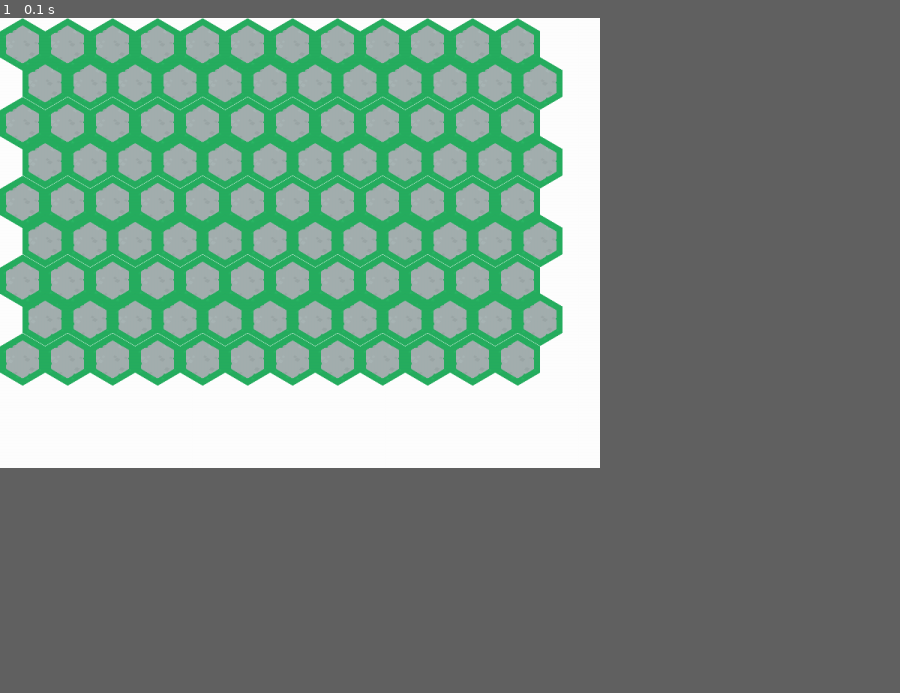
Above: before the commit, frame 1.
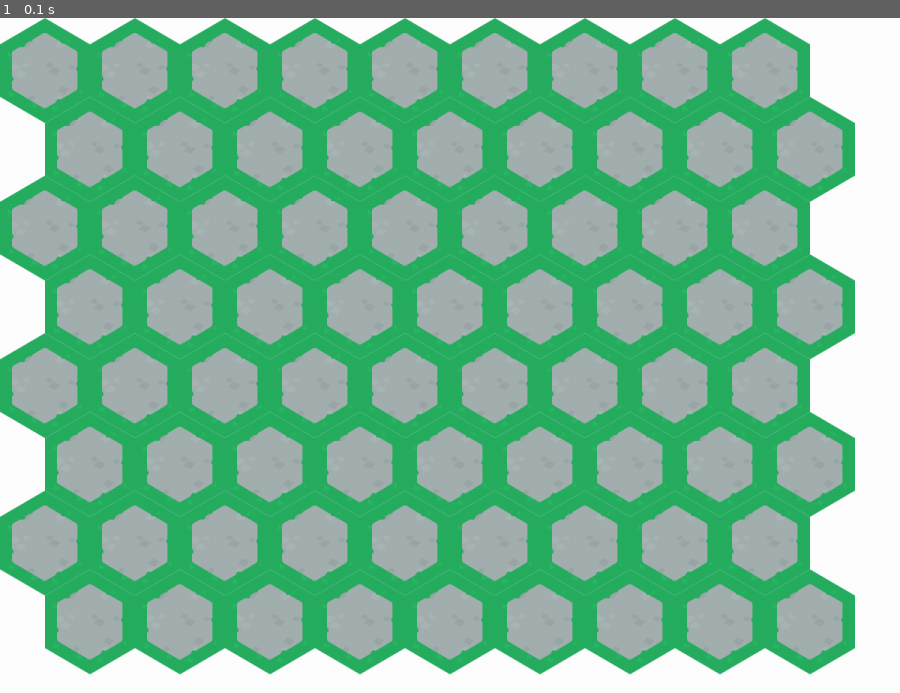
Above: after the commit, the same moment.

Repository: denisjackman/pyproject
Game: pygame game, started from scratch/project/hexstratgame.py
Same seed, same stepped clock (60 frames per second), same inputs: the game is played once before the commit and once after it.
Inputs:
- Up to frame 1 (0.1 s): no input
The window is 600x450 before the commit and 900x675 after it. Grey fills any space a smaller window leaves; there, only what the larger window draws over its background counts as a difference.

The runs differ from the first frame. In frame 1, 64% of the frame differs, in the area x 0-100%, y 0-100%.

Commit message:
Daily Commit

Diff:
--- a/scratch/project/hexstratgame.py
+++ b/scratch/project/hexstratgame.py
@@ -5,8 +5,10 @@
     references:
     Hex Grids   : https://www.redblobgames.com/grids/hexagons/
     Hex Sprites : https://opengameart.org/content/hexagon-pack-310x
+    Hex Map Tool: https://www.youtube.com/watch?v=wZXW_nzJotc
 
 '''
+from random import randint
 from os import environ
 import math
 from pygame.locals import (QUIT, KEYDOWN, K_ESCAPE)
@@ -20,8 +22,8 @@
 BLUE = (0, 0, 255)
 WHITE = (255, 255, 255)
 
-WIDTH = 800
-HEIGHT = 600
+WIDTH = 1200
+HEIGHT = 900
 SCREEN_SIZE = (WIDTH, HEIGHT)
 
 CAPTION = 'Hex Strat Game'
@@ -35,8 +37,11 @@
 START_POSX = 0
 START_POSY = 0
 
-SPRITE_WIDTH = 60
-SPRITE_HEIGHT = 70
+SPRITE_WIDTH = 120
+SPRITE_HEIGHT = 140
+TILEWIDTH = 9
+TILEHEIGHT = 8
+
 sprite_size = (SPRITE_WIDTH, SPRITE_HEIGHT)
 VERT = 3/4 * SPRITE_HEIGHT
 WIDTH = math.sqrt(3) * SPRITE_HEIGHT/2
@@ -55,7 +60,19 @@
 
 clock = pygame.time.Clock()
 
-def hexmap_tile_type():
+def dice(sides=6, rolls=1):
+    '''
+        Rolls a dice which has 'sides' sides (default is six (6))
+        for 'rolls' number of times (default is one (1))
+    '''
+    result = 0
+    item = 0
+    while item in range(rolls):
+        result = result + randint(1, sides)
+        item += 1
+    return result
+
+def hexmap_type():
     '''Returns a random hexmap tile type'''
     result = ''
     roll = dice(20)
@@ -341,7 +358,6 @@
         else:
             result = f"{result} : Hidden Temple"
     return result
-
 
 def check_game_status():
     '''
@@ -359,7 +375,6 @@
             game_status = False
     return game_status
 
-
 def game_main():
     '''
         main routine
@@ -371,51 +386,16 @@
         game_screen.fill(WHITE)
         screenx = 0
         screeny = 0
-
-        for _ in range(1, 13):
-            game_screen.blit(grasstile, (screenx, screeny))
-            screenx = screenx + SPRITE_WIDTH
-        screenx = SPRITE_WIDTH/2
-        screeny += VERT
-        for _ in range(1, 13):
-            game_screen.blit(grasstile, (screenx, screeny))
-            screenx = screenx + SPRITE_WIDTH
-        screenx = 0
-        screeny += VERT
-        for _ in range(1, 13):
-            game_screen.blit(grasstile, (screenx, screeny))
-            screenx = screenx + SPRITE_WIDTH
-        screenx = SPRITE_WIDTH/2
-        screeny += VERT
-        for _ in range(1, 13):
-            game_screen.blit(grasstile, (screenx, screeny))
-            screenx = screenx + SPRITE_WIDTH
-        screenx = 0
-        screeny += VERT
-        for _ in range(1, 13):
-            game_screen.blit(grasstile, (screenx, screeny))
-            screenx = screenx + SPRITE_WIDTH
-        screenx = SPRITE_WIDTH/2
-        screeny += VERT
-        for _ in range(1, 13):
-            game_screen.blit(grasstile, (screenx, screeny))
-            screenx = screenx + SPRITE_WIDTH
-        screenx = 0
-        screeny += VERT
-        for _ in range(1, 13):
-            game_screen.blit(grasstile, (screenx, screeny))
-            screenx = screenx + SPRITE_WIDTH
-        screenx = SPRITE_WIDTH/2
-        screeny += VERT
-        for _ in range(1, 13):
-            game_screen.blit(grasstile, (screenx, screeny))
-            screenx = screenx + SPRITE_WIDTH
-        screenx = 0
-        screeny += VERT
-        for _ in range(1, 13):
-            game_screen.blit(grasstile, (screenx, screeny))
-            screenx = screenx + SPRITE_WIDTH
-
+        ty = 0
+        for ty in range(1, TILEHEIGHT + 1):
+            if ty % 2 == 0:
+                screenx = SPRITE_WIDTH/2
+            else:
+                screenx = 0
+            for _ in range(1, TILEWIDTH + 1):
+                game_screen.blit(grasstile, (screenx, screeny))
+                screenx = screenx + SPRITE_WIDTH
+            screeny += VERT
 
         x,y = pygame.mouse.get_pos()
         hx = round(x / SPRITE_WIDTH)
